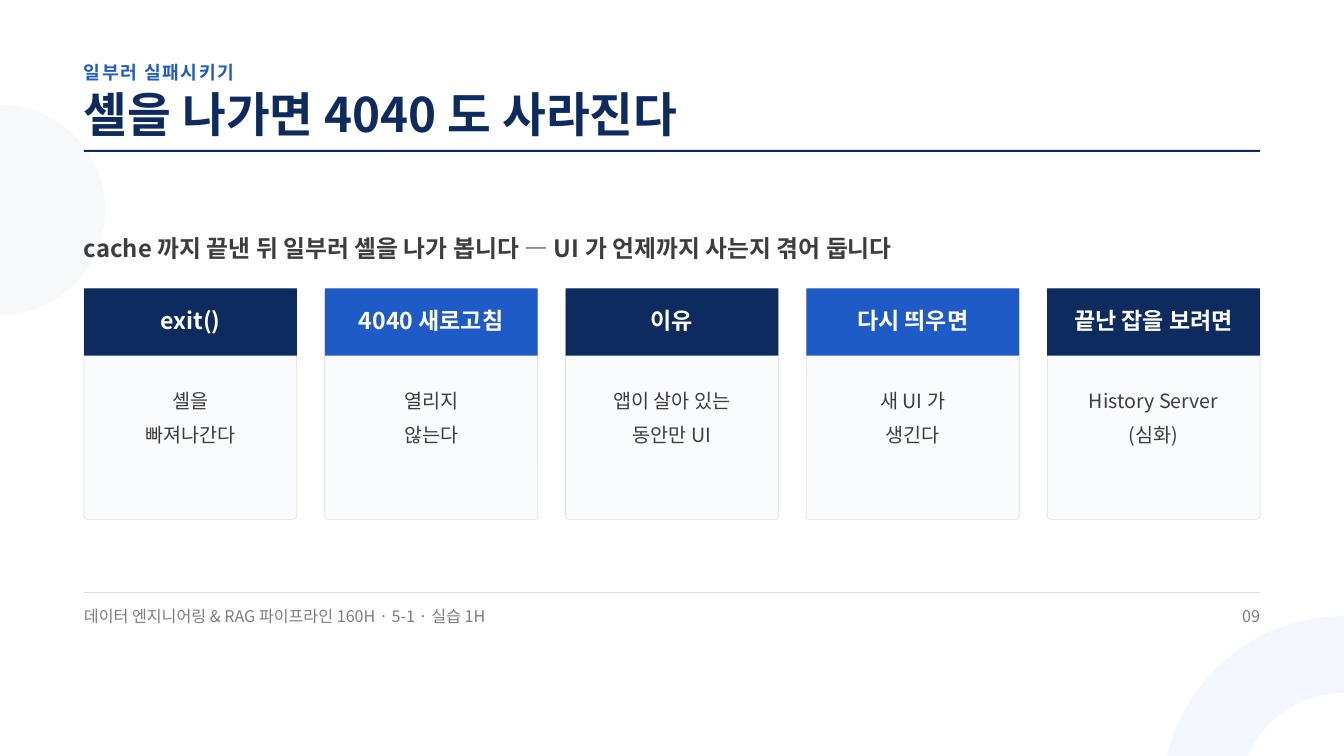
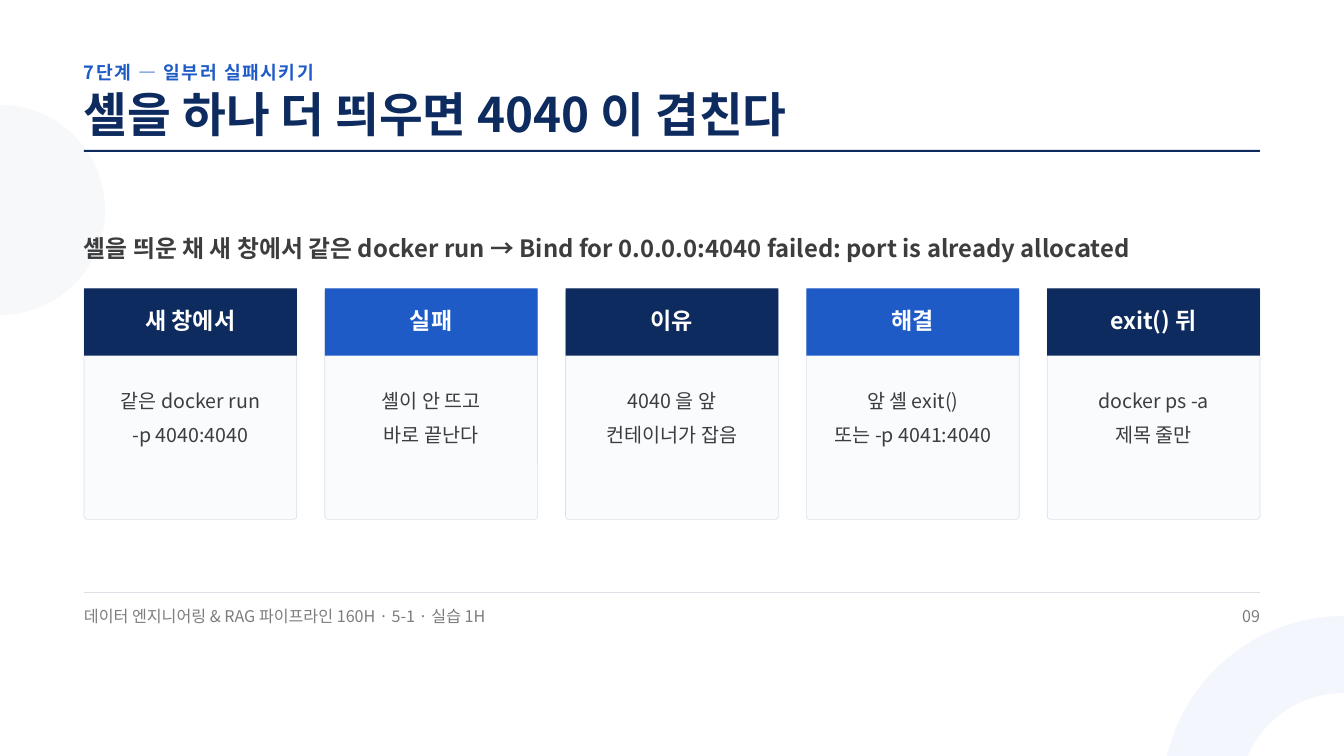
Before and after one commit to aebonlee/materials, a slide deck: slide 9 of data-eng/decks/w5d1s3.pptx. Drawn at 1344x756 pixels with LibreOffice and Linux fonts; fonts in the diff are those of the drawing. Boxes give left, top, right and bottom in pixels: in the first picture for what was removed or moved away, otherwise in the second. Text is boxed around its words. In the diff, an @@ line names an element or a change of style, - is before the commit and + after.

```diff
--- a/data-eng/decks/w5d1s3.pptx
+++ b/data-eng/decks/w5d1s3.pptx
@@ text at <box>84,63,314,81</box>: text changed @@
-일부러 실패시키기
+7단계 — 일부러 실패시키기
@@ text at <box>84,92,786,137</box>: text changed @@
-셸을 나가면 4040 도 사라진다
+셸을 하나 더 띄우면 4040 이 겹친다
@@ text at <box>84,237,1130,263</box>: text changed @@
-cache 까지 끝낸 뒤 일부러 셸을 나가 봅니다 — UI 가 언제까지 사는지 겪어 둡니다
+셸을 띄운 채 새 창에서 같은 docker run → Bind for 0.0.0.0:4040 failed: port is already allocated
@@ text at <box>145,309,236,331</box>: text changed @@
-exit()
+새 창에서
@@ text at <box>410,309,452,331</box>: text changed @@
-4040 새로고침
+실패
@@ text at <box>892,309,934,331</box>: text changed @@
-다시 띄우면
+해결
@@ text at <box>1110,309,1197,334</box>: text changed @@
-끝난 잡을 보려면
+exit() 뒤
@@ text at <box>121,392,260,447</box>: text changed @@
-셸을
-빠져나간다
+같은 docker run
+-p 4040:4040
@@ text at <box>382,391,481,444</box>: text changed @@
-열리지
-않는다
+셸이 안 뜨고
+바로 끝난다
@@ text at <box>607,392,737,444</box>: text changed @@
-앱이 살아 있는
-동안만 UI
+4040 을 앞
+컨테이너가 잡음
@@ text at <box>835,392,990,447</box>: text changed @@
-새 UI 가
-생긴다
+앞 셸 exit()
+또는 -p 4041:4040
@@ text at <box>1098,392,1209,444</box>: text changed @@
-History Server
-(심화)
+docker ps -a
+제목 줄만
```
Also in this commit, not shown: 8 other slides changed, 1 slide added, 1 slide removed, 11 other files.
